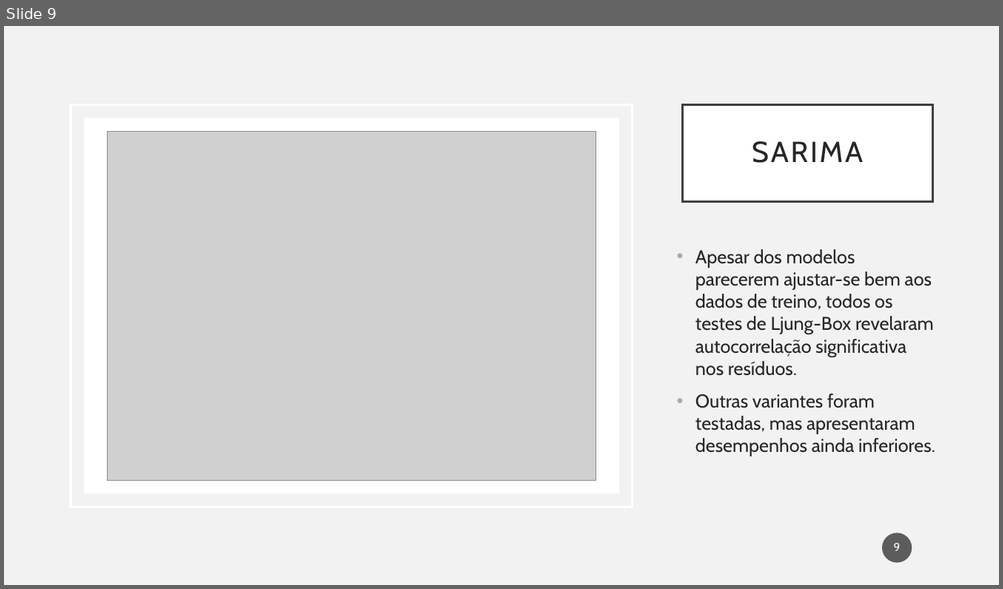
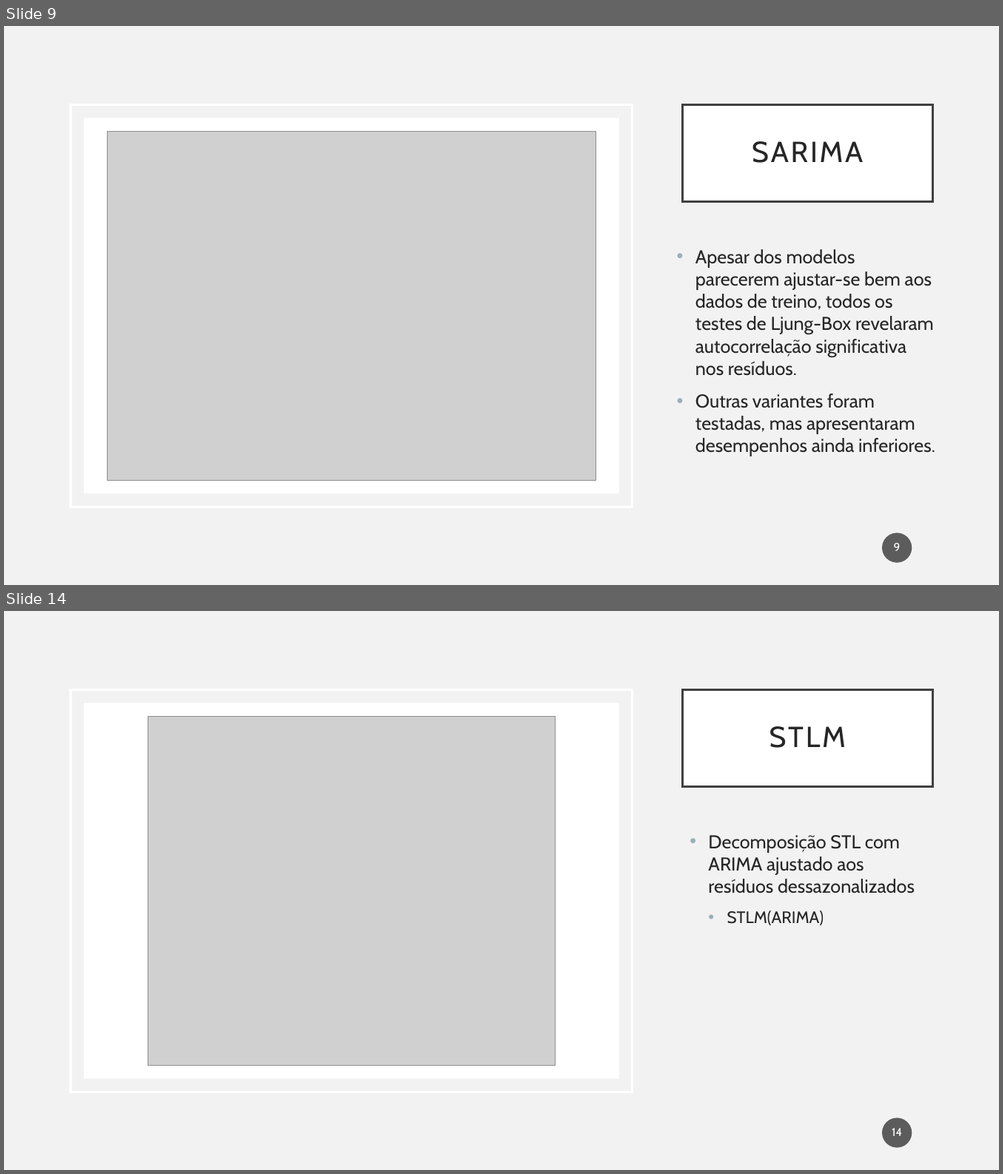
Before and after one commit to Hugoverissimo21/ElectricityForecastES, a slide deck: slides.pptx. Shown one above the other, each under a label of ours: slide 9 before the commit, slides 9 and 14 after it; the slides between them are not shown. The pictures are 1003x589 and 1003x1174 pixels, drawn with LibreOffice and Linux fonts; fonts in the diff are those of the drawing; grey boxes stand for pictures. Boxes give left, top, right and bottom in pixels: in the first picture for what was removed or moved away, otherwise in the second. Text is boxed around its words. In the diff, an @@ line names an element or a change of style, - is before the commit and + after.

```diff
--- a/slides.pptx
+++ b/slides.pptx
@@ slide 14 added at (4, 611, 999, 1170), background #F2F2F2 @@
@@ rectangle added at (71, 689, 632, 1092), outline #FFFFFF 2.5 pt @@
@@ title added at (683, 689, 932, 786), fill #FFFFFF, outline #404040 2.5 pt, 28 pt, text #262626 @@
+STLM
@@ rectangle added at (84, 703, 619, 1079), fill #FFFFFF @@
@@ picture added at (148, 716, 555, 1065) @@
@@ text added at (708, 835, 914, 925), 18 pt, text #262626 @@
+• Decomposição STL com ARIMA ajustado aos resíduos dessazonalizados
+  • STLM(ARIMA)
@@ page number added at (882, 1119, 912, 1148), fill #1D1D1D at 70% opacity, 11 pt, text #FFFFFF @@
+14
```
Also in this commit, not shown: 6 slides changed, 5 other slides added, 5 slides removed, 1 other file.
